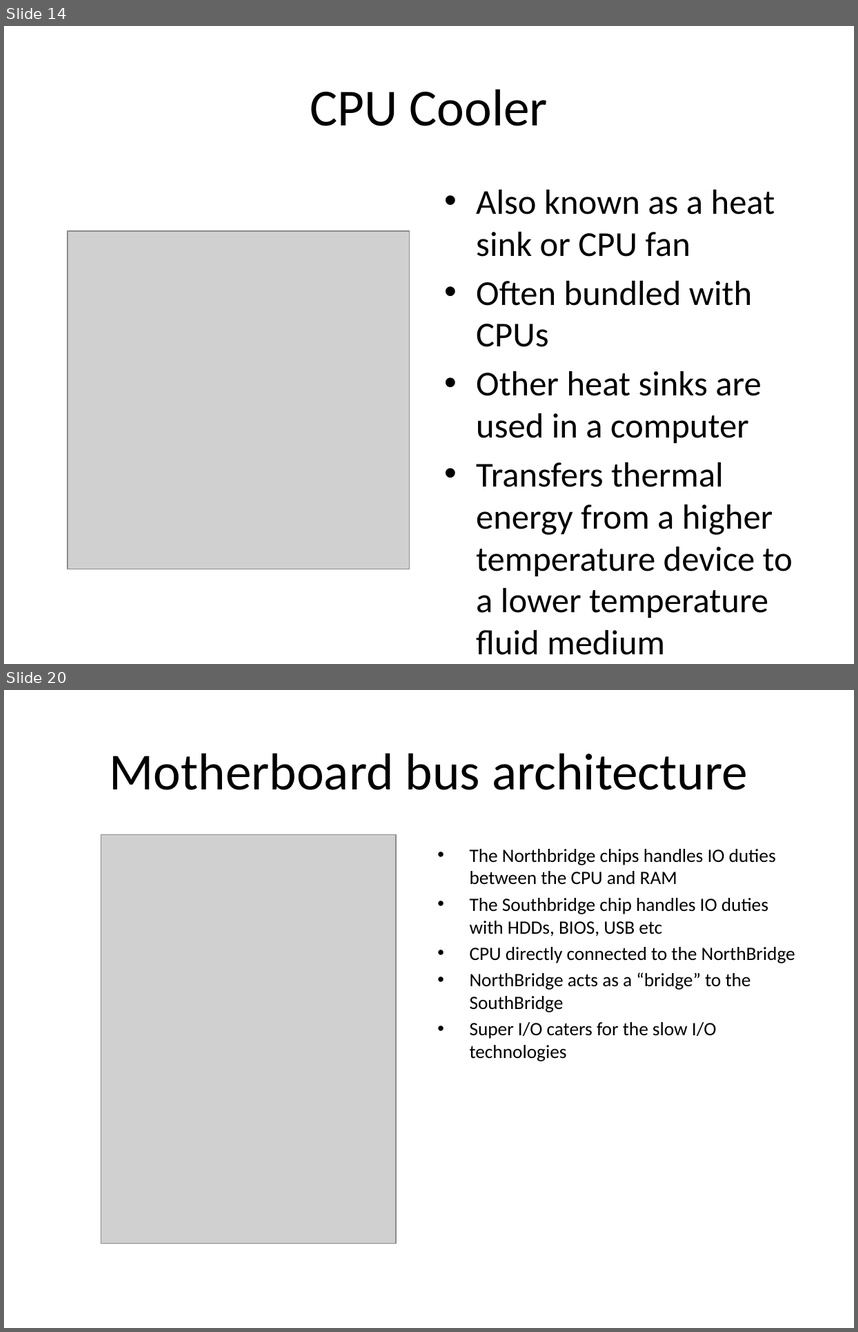
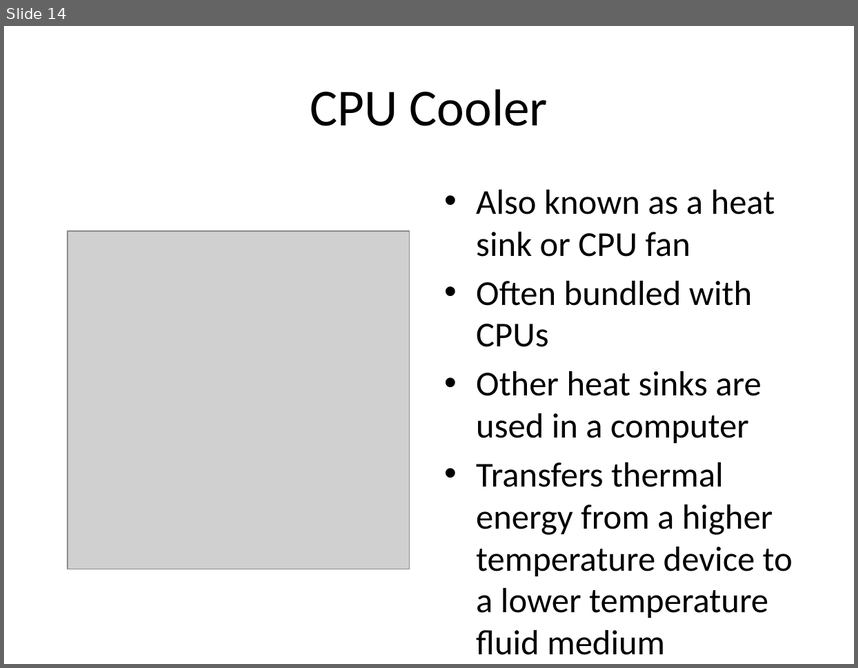
Before and after one commit to bstack/itt, a slide deck: architecture_os_and_networking/computer_architecture/Computer_anatomy_004.pptx. Shown one above the other, each under a label of ours: slides 14 and 20 before the commit, slide 14 after it; the slides between them are not shown. The pictures are 858x1332 and 858x668 pixels, drawn with LibreOffice and Linux fonts; fonts in the diff are those of the drawing; grey boxes stand for pictures. Boxes give left, top, right and bottom in pixels: in the first picture for what was removed or moved away, otherwise in the second. Text is boxed around its words. In the diff, an @@ line names an element or a change of style, - is before the commit and + after.

```diff
--- a/architecture_os_and_networking/computer_architecture/Computer_anatomy_004.pptx
+++ b/architecture_os_and_networking/computer_architecture/Computer_anatomy_004.pptx
@@ slide 20 removed at [4,690,854,1328], background #FFFFFF @@
@@ title removed at [109,753,748,790] @@
-Motherboard bus architecture
@@ picture removed at [101,834,396,1243] @@
@@ text removed at [470,849,795,1061] @@
-• The Northbridge chips handles IO duties between the CPU and RAM
-• The Southbridge chip handles IO duties with HDDs, BIOS, USB etc
-• CPU directly connected to the NorthBridge
-• NorthBridge acts as a “bridge” to the SouthBridge
-• Super I/O caters for the slow I/O technologies
```
Also in this commit, not shown: 6 other slides removed, 1 other file.
